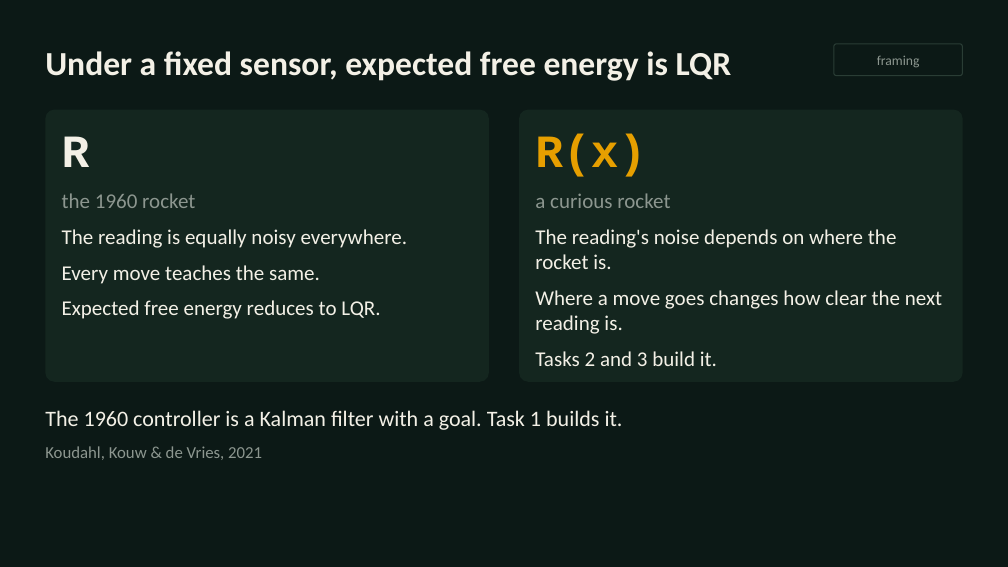
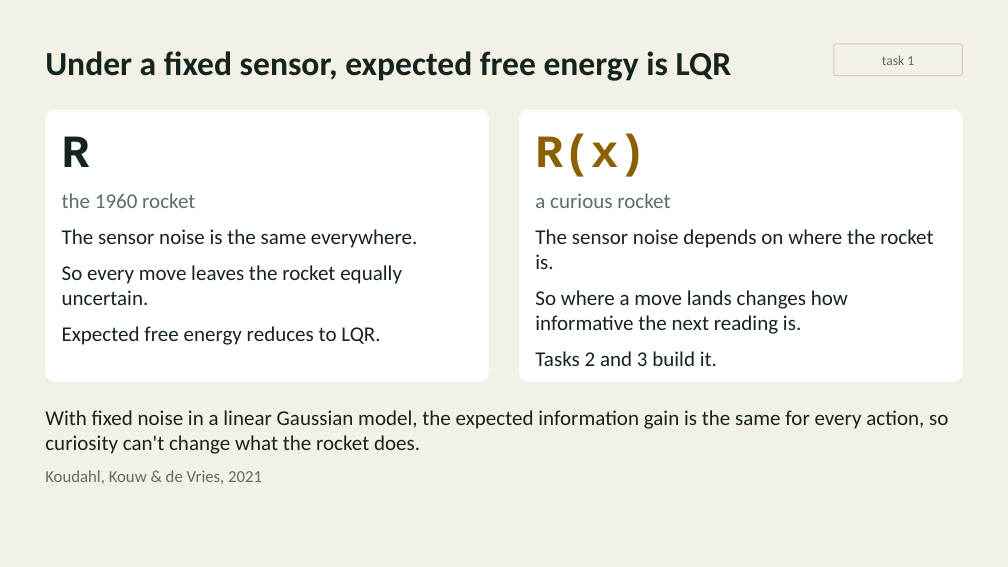
Before and after one commit to inferogenesis/cpomdp-workshop, a slide deck: slide 12 of deck/cpomdp_symposium_2026.pptx (slide 5 before the commit). Drawn at 1008x567 pixels with LibreOffice and Linux fonts; fonts in the diff are those of the drawing. Boxes give left, top, right and bottom in pixels: in the first picture for what was removed or moved away, otherwise in the second. Text is boxed around its words. In the diff, an @@ line names an element or a change of style, - is before the commit and + after.

Commit message:
feat: remake the deck in 31 slides on the light theme, with a timer for each task

```diff
--- a/deck/cpomdp_symposium_2026.pptx
+++ b/deck/cpomdp_symposium_2026.pptx
@@ background #0C1916 to #F3F0E6 @@
@@ text "Under a fixed sensor, expected ..." at (45, 51, 732, 81): text colour #F3F0E6 to #16241F @@
@@ rounded rectangle "task 1" at (834, 44, 963, 76): outline #2A3D35 1 pt to #D3CEBF 1 pt @@
@@ text in rounded rectangle at (882, 55, 914, 65): text changed; text colour #8C968F to #5B6F68 @@
-framing
+task 1
@@ rounded rectangle "R" at (45, 110, 489, 382): fill #14261F to #FFFFFF @@
@@ rounded rectangle "R(x)" at (520, 110, 963, 382): fill #14261F to #FFFFFF @@
@@ text in rounded rectangle at (62, 136, 380, 345): text colour #F3F0E6 to #16241F in "R", "Expected free energy reduces to LQR."; text colour #8C968F to #5B6F68 in "the 1960 rocket" @@
@@ text in rounded rectangle at (535, 135, 717, 366): text colour #E69F00 to #8A6000 in "R(x)"; text colour #8C968F to #5B6F68 in "a curious rocket"; text colour #F3F0E6 to #16241F in "Tasks 2 and 3 build it." @@
@@ text in rounded rectangle at (62, 229, 417, 305): text changed; text colour #F3F0E6 to #16241F @@
-The reading is equally noisy everywhere.
-Every move teaches the same.
+The sensor noise is the same everywhere.
+So every move leaves the rocket equally uncertain.
@@ text in rounded rectangle at (535, 229, 933, 334): text changed; text colour #F3F0E6 to #16241F @@
-The reading's noise depends on where the rocket is.
-Where a move goes changes how clear the next reading is.
+The sensor noise depends on where the rocket is.
+So where a move lands changes how informative the next reading is.
@@ text at (45, 410, 948, 454): text changed; size 21 to 20 pt; text colour #F3F0E6 to #16241F @@
-The 1960 controller is a Kalman filter with a goal. Task 1 builds it.
+With fixed noise in a linear Gaussian model, the expected information gain is the same for every action, so curiosity can't change what the rocket does.
@@ text at (45, 470, 262, 484): text colour #8C968F to #5B6F68 in "Koudahl, Kouw & de Vries, 2021" @@
```
Also in this commit, not shown: 14 other slides changed, 16 slides added, 10 slides removed, 12 other files.
